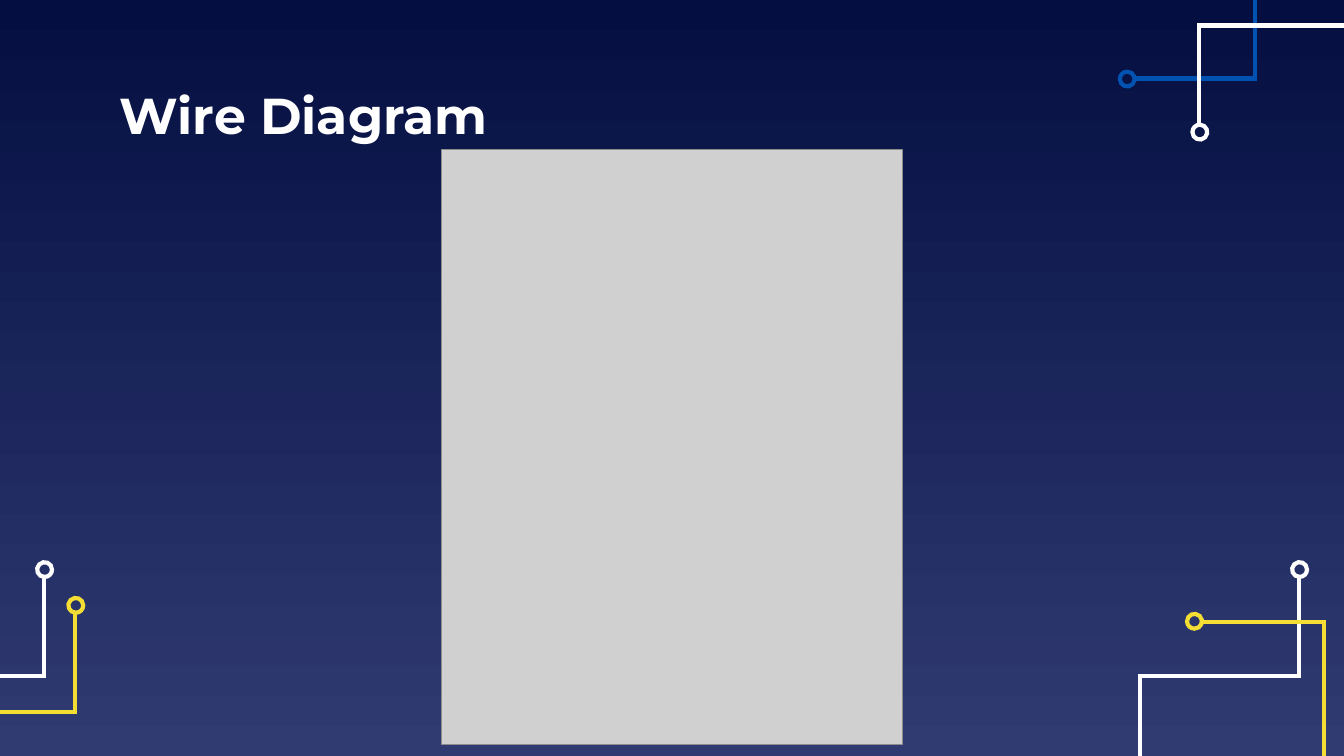
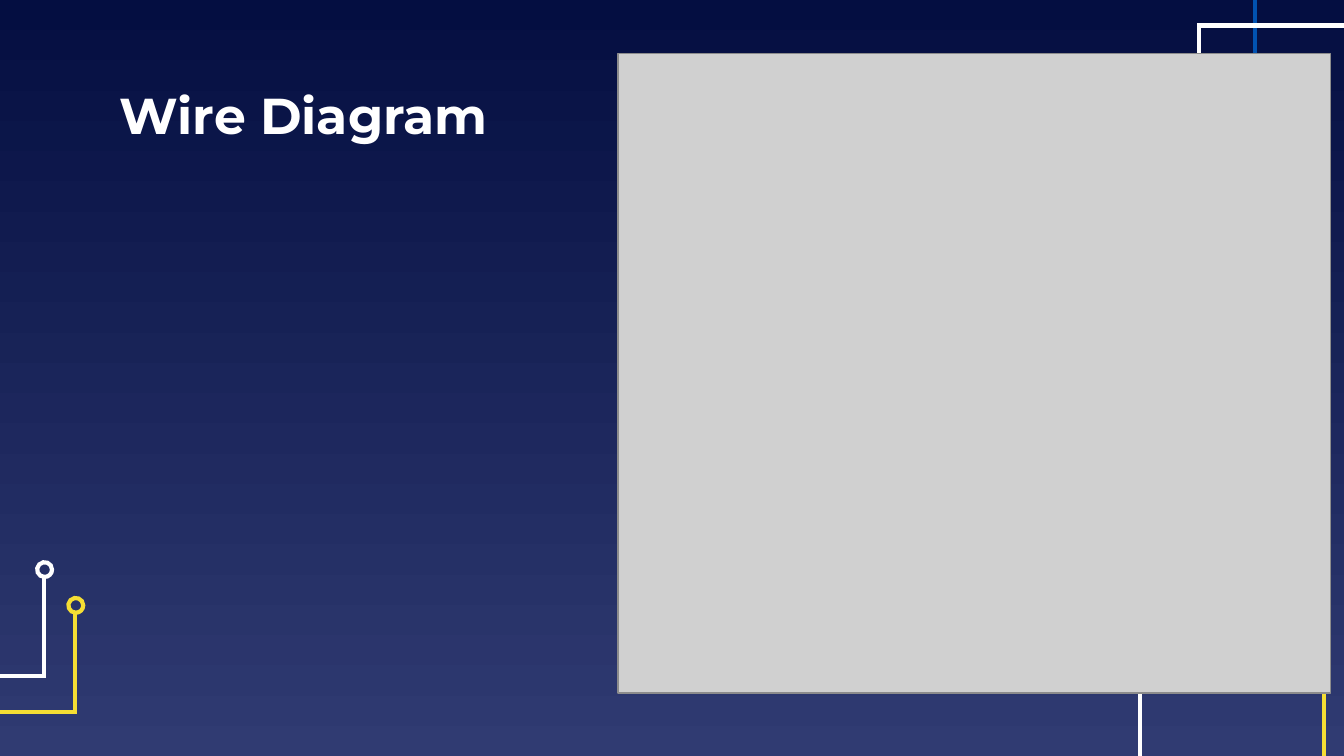
Before and after one commit to EELabMan/Arduino-4-Serial-Communications, a slide deck: slide 17 of Arduino Workshop 4 Serial Communication.pptx (slide 20 before the commit). Drawn at 1344x756 pixels with LibreOffice and Linux fonts; fonts in the diff are those of the drawing; grey boxes stand for pictures. Boxes give left, top, right and bottom in pixels: in the first picture for what was removed or moved away, otherwise in the second. Text is boxed around its words. In the diff, an @@ line names an element or a change of style, - is before the commit and + after.

```diff
--- a/Arduino Workshop 4 Serial Communication.pptx
+++ b/Arduino Workshop 4 Serial Communication.pptx
@@ picture added at box(618, 54, 1331, 694) @@
@@ freeform shape removed at box(1120, 71, 1137, 89) @@
@@ picture removed at box(441, 149, 902, 745) @@
@@ freeform shape removed at box(1192, 125, 1210, 142) @@
@@ freeform shape removed at box(1290, 559, 1308, 577) @@
@@ freeform shape removed at box(1187, 612, 1204, 629) @@
```
Also in this commit, not shown: 22 other slides changed, 1 slide added, 7 slides removed.
